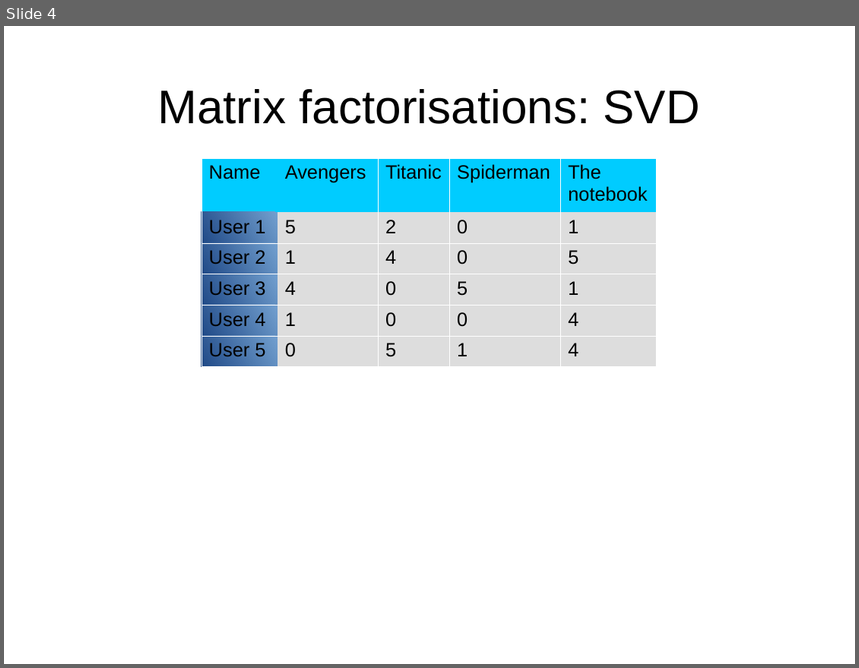
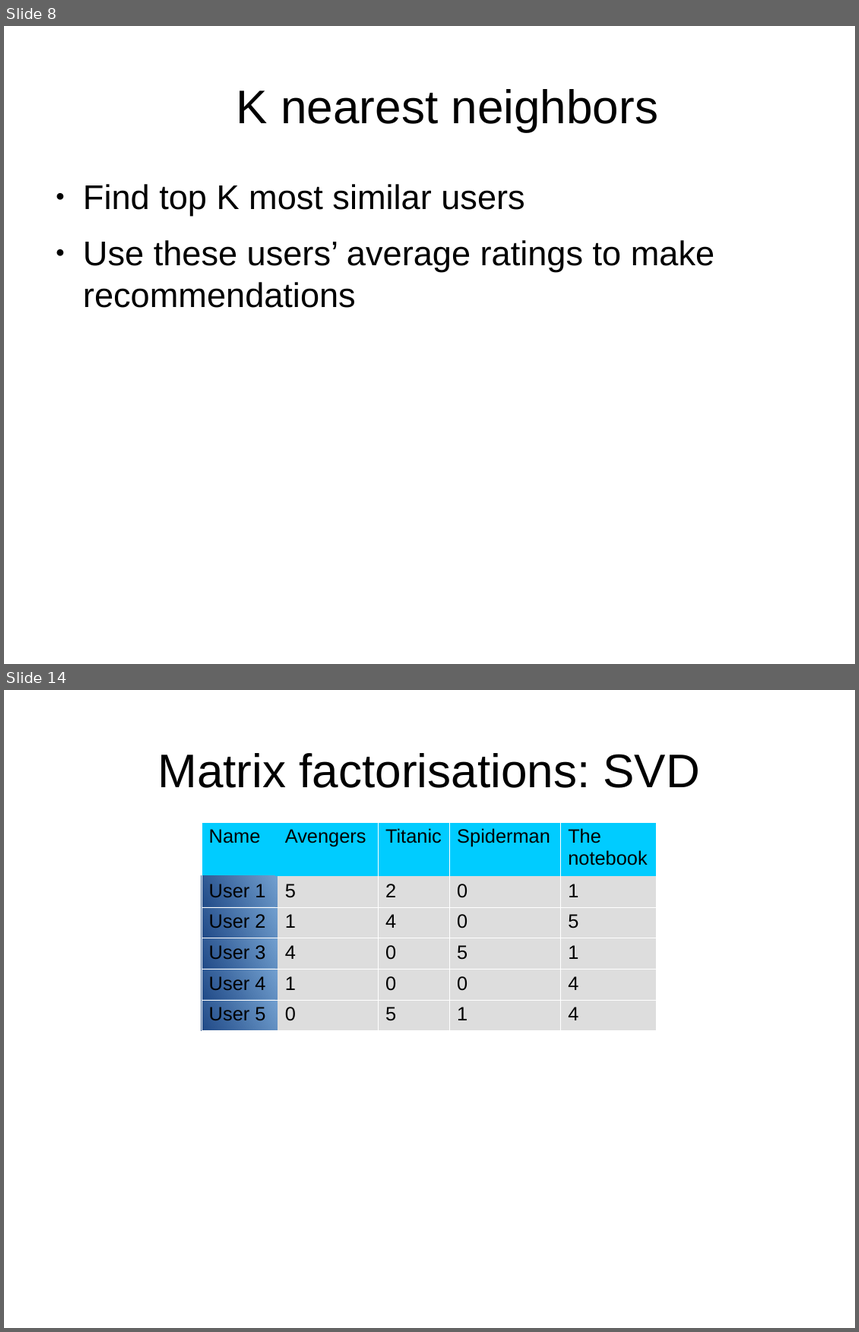
Before and after one commit to DriesSmit/Recommendation-System, a slide deck: Presentation.odp. Shown one above the other, each under a label of ours: slide 4 before the commit, slides 8 and 14 after it; the slides between them are not shown. The pictures are 859x668 and 859x1332 pixels, drawn with LibreOffice and Linux fonts; fonts in the diff are those of the drawing. Boxes give left, top, right and bottom in pixels: in the first picture for what was removed or moved away, otherwise in the second. Text is boxed around its words. In the diff, an @@ line names an element or a change of style, - is before the commit and + after.

```diff
--- a/Presentation.odp
+++ b/Presentation.odp
@@ slide 8 added at box(4, 26, 855, 664), background #FFFFFF @@
@@ title added at box(237, 89, 659, 132), 44 pt, text #000000 @@
+  K nearest neighbors
@@ text added at box(83, 184, 715, 308), 32 pt, text #000000 @@
+● Find top K most similar users
+● Use these users’ average ratings to make recommendations
@@ what was slide 4 is now slide 14 @@
```
Also in this commit, not shown: 3 slides changed, 10 other slides added, 1 other file.
